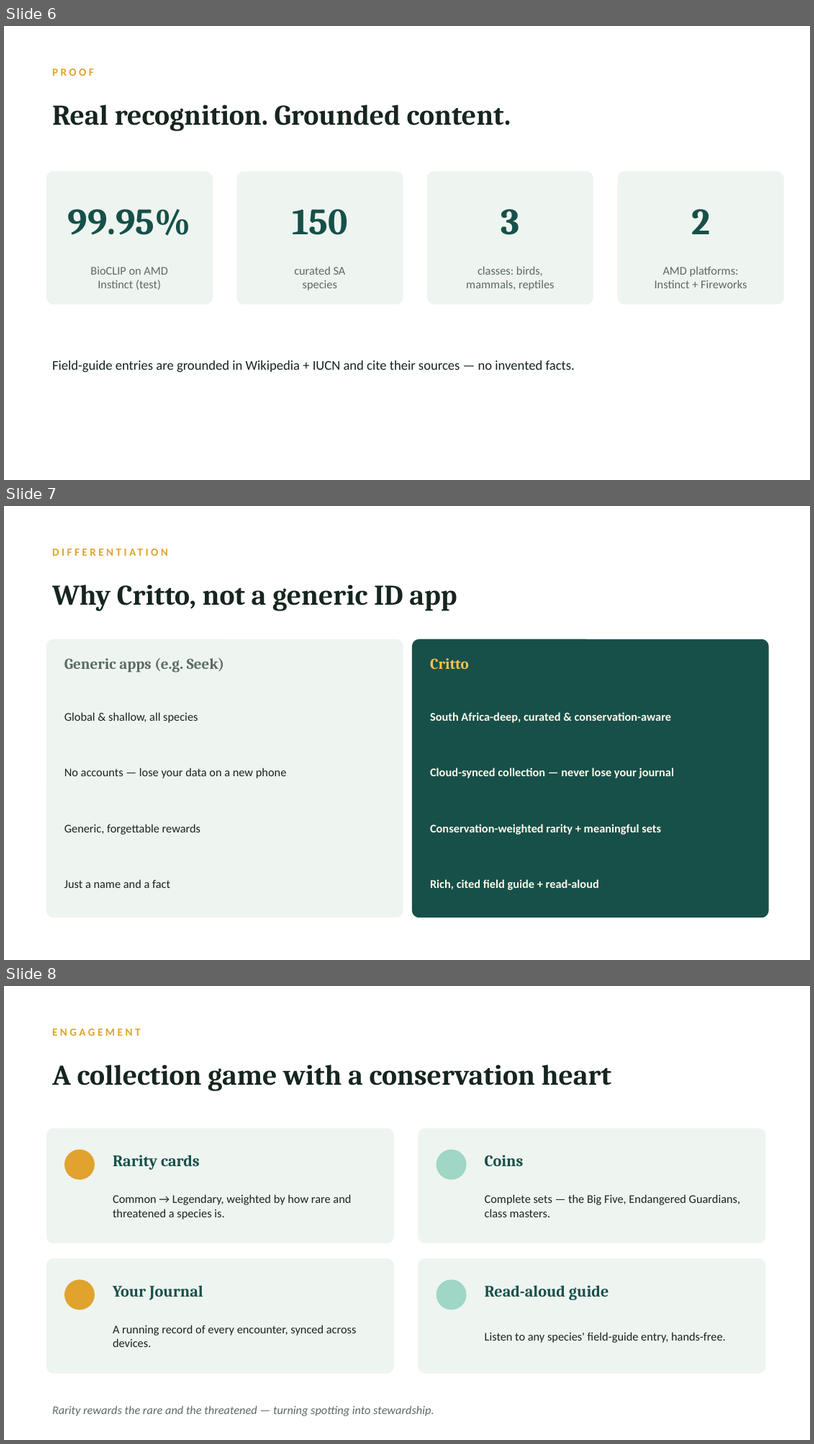
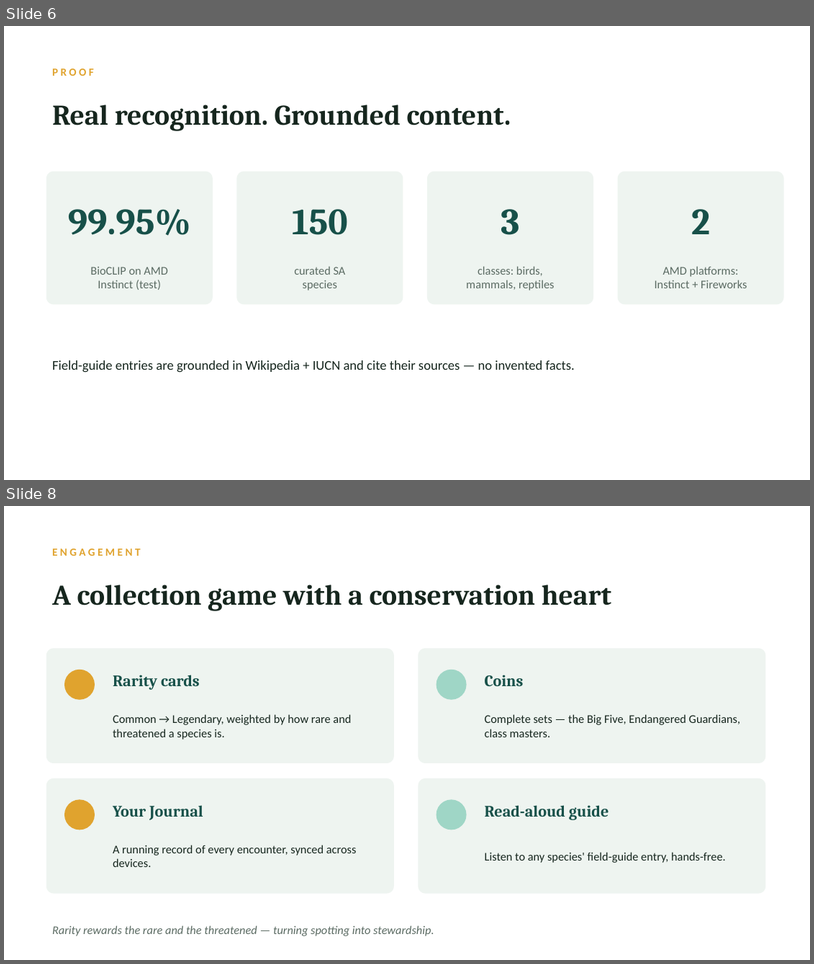
Before and after one commit to tannermundell/critto, a slide deck: slides/Critto-Pitch.pptx. Shown one above the other, each under a label of ours: slides 6, 7 and 8 before the commit, slides 6 and 8 after it; the slides between them are not shown. The pictures are 814x1444 and 814x964 pixels, drawn with LibreOffice and Linux fonts; fonts in the diff are those of the drawing. Boxes give left, top, right and bottom in pixels: in the first picture for what was removed or moved away, otherwise in the second. Text is boxed around its words. In the diff, an @@ line names an element or a change of style, - is before the commit and + after.

```diff
--- a/slides/Critto-Pitch.pptx
+++ b/slides/Critto-Pitch.pptx
@@ slide 7 removed at (x1=4, y1=506, x2=810, y2=960), background #FFFFFF @@
@@ text removed at (x1=46, y1=539, x2=591, y2=564) @@
-DIFFERENTIATION
@@ text removed at (x1=52, y1=584, x2=457, y2=611) @@
-Why Critto, not a generic ID app
@@ rounded rectangle removed at (x1=46, y1=639, x2=404, y2=917) @@
@@ rounded rectangle removed at (x1=412, y1=639, x2=769, y2=917) @@
@@ text removed at (x1=64, y1=658, x2=225, y2=672) @@
-Generic apps (e.g. Seek)
@@ text removed at (x1=430, y1=658, x2=469, y2=669) @@
-Critto
@@ text removed at (x1=64, y1=712, x2=198, y2=723) @@
-Global & shallow, all species
@@ text removed at (x1=430, y1=712, x2=672, y2=723) @@
-South Africa-deep, curated & conservation-aware
@@ text removed at (x1=64, y1=767, x2=286, y2=778) @@
-No accounts — lose your data on a new phone
@@ text removed at (x1=430, y1=767, x2=674, y2=778) @@
-Cloud-synced collection — never lose your journal
@@ text removed at (x1=64, y1=824, x2=201, y2=834) @@
-Generic, forgettable rewards
@@ text removed at (x1=430, y1=824, x2=661, y2=834) @@
-Conservation-weighted rarity + meaningful sets
@@ text removed at (x1=64, y1=879, x2=170, y2=888) @@
-Just a name and a fact
@@ text removed at (x1=430, y1=879, x2=599, y2=890) @@
-Rich, cited field guide + read-aloud
```
Also in this commit, not shown: 2 slides changed, 1 slide added, 3 other files.
